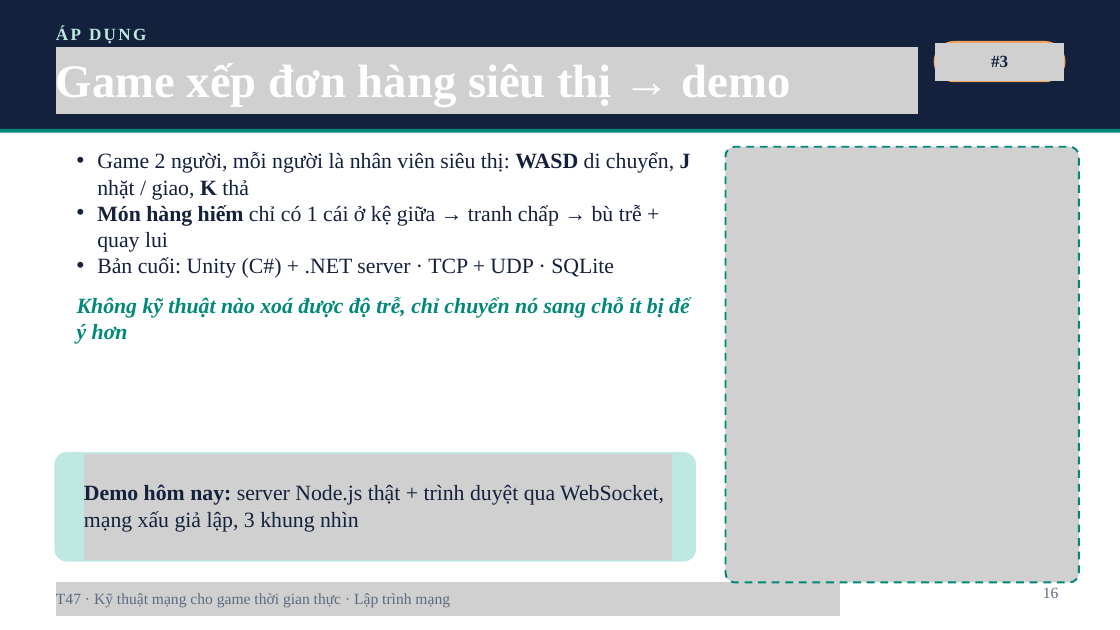
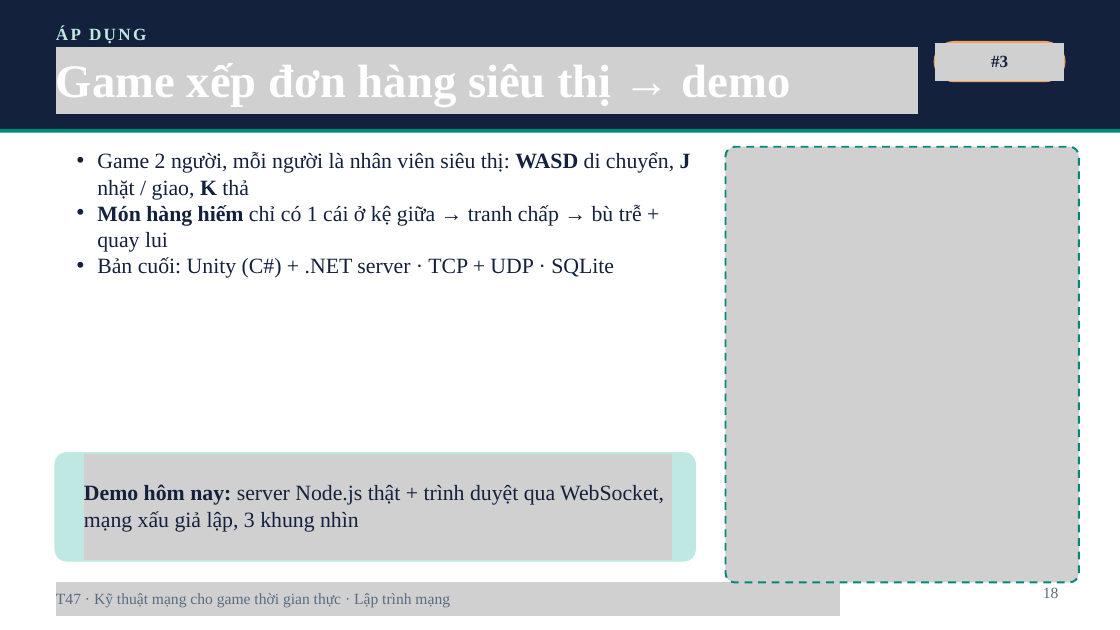
Before and after one commit to luulichma/BTL_LTM_Topic47, a slide deck: slide 18 of slides/T47_ThuyetTrinh_Khung_New.pptx (slide 16 before the commit). Drawn at 1120x630 pixels with LibreOffice and Linux fonts; fonts in the diff are those of the drawing; grey boxes stand for pictures. Boxes give left, top, right and bottom in pixels: in the first picture for what was removed or moved away, otherwise in the second. Text is boxed around its words. In the diff, an @@ line names an element or a change of style, - is before the commit and + after.

```diff
--- a/slides/T47_ThuyetTrinh_Khung_New.pptx
+++ b/slides/T47_ThuyetTrinh_Khung_New.pptx
@@ text at box(77, 297, 690, 344): paragraph removed @@
-Không kỹ thuật nào xoá được độ trễ, chỉ chuyển nó sang chỗ ít bị để ý hơn
@@ text at box(1043, 587, 1059, 598): text changed @@
-16
+18
```
Also in this commit, not shown: 24 other slides changed, 1 slide added, 2 other files.
